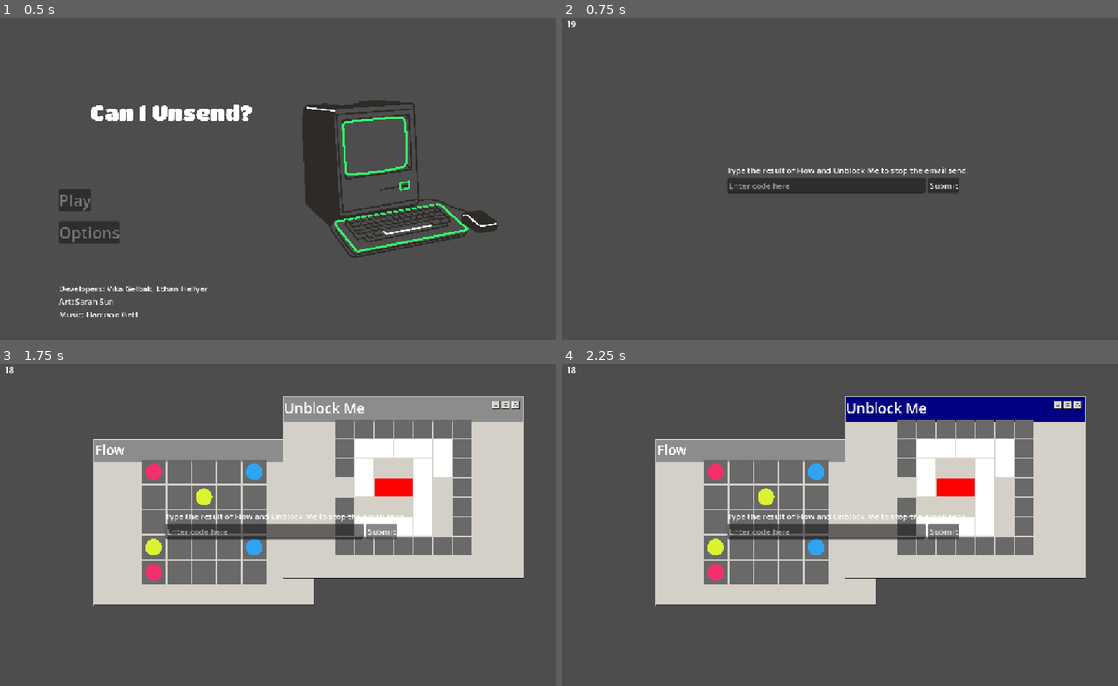
Above: before the commit, frames 1-4 (two rows, left to right).
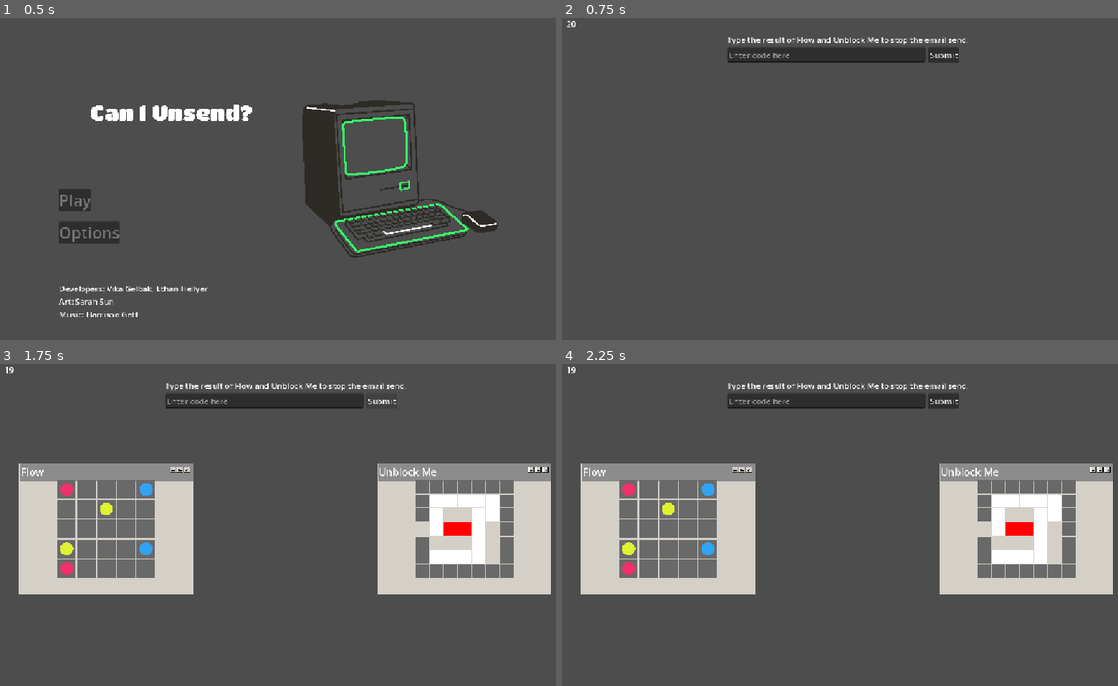
Above: after the commit, the same moments.

Repository: Vikociraptor/can_i_unsend
Game: Godot game, scene res://MainMenu.tscn
Two runs of this game, one before a commit and one after it. Both use one fixed random seed, a clock stepped at 60 frames per second and the inputs below.
Inputs (mouse positions are in pixels of both pictures, inside the frame that each line leads up to):
- Up to frame 1 (0.5 s): no input
- Up to frame 2 (0.75 s): click (634, 201) at 0.5 s
- Up to frame 3 (1.75 s): click "Submit" at 1.25 s
- Up to frame 4 (2.25 s): click (851, 447) at 2.02 s

Frame 1 is identical in both runs. In frame 2, 4.3% of the frame differs, in the area x 0-74%, y 0-55%; in frame 3, 47%; in frame 4, 47%, in the area x 1-100%, y 1-76%.

Commit message:
Set default positions for minigames 1-3

Diff:
--- a/MainGameLoop.tscn
+++ b/MainGameLoop.tscn
@@ -7,16 +7,17 @@
 [node name="MainGameLoop" type="Node2D" unique_id=682557079 node_paths=PackedStringArray("timerLabel")]
 script = ExtResource("1_v8d43")
 all_minigames = Array[PackedScene]([ExtResource("7_flow"), ExtResource("8_unblock")])
+spawn_positions = Array[Vector2]([Vector2(40, 200), Vector2(760, 200), Vector2(360, 330)])
 timerLabel = NodePath("CanvasLayer/Timer")
 
 [node name="CanvasLayer" type="CanvasLayer" parent="." unique_id=672813929]
 
 [node name="CenterContainer" type="CenterContainer" parent="CanvasLayer" unique_id=1400421367]
-anchors_preset = 15
+anchors_preset = 10
 anchor_right = 1.0
-anchor_bottom = 1.0
+offset_top = 32.0
+offset_bottom = 90.0
 grow_horizontal = 2
-grow_vertical = 2
 mouse_filter = 2
 
 [node name="VBoxContainer" type="VBoxContainer" parent="CanvasLayer/CenterContainer" unique_id=1317877062]
--- a/main_game_loop.gd
+++ b/main_game_loop.gd
@@ -2,12 +2,13 @@
 
 @export var all_minigames: Array[PackedScene] = []
 @export var minigame_count := 2
-@export var screen_margin := 16.0
-@export var min_scale := 0.6
-@export var max_scale := 1.0
+@export var spawn_positions: Array[Vector2] = [
+	Vector2(40, 40), Vector2(600, 40), Vector2(40, 330), Vector2(600, 330)
+]
+@export var minigame_scale := 0.6
 @export var intro_duration := 1.0
 @export var words: Array[String] = ["apple", "rocket", "banana", "spider", "pickle", "laptop", "cactus", "wizard"]
-@export var timer := 20.0;
+@export var timer := 21.0;
 @export var timerLabel: Label
 
 signal code_correct
@@ -66,18 +67,14 @@
 	add_child(minigame)
 	placed_minigames.append(minigame)
 
-	var random_scale := randf_range(min_scale, max_scale)
-	minigame.scale = Vector2.ONE * random_scale
+	var index := placed_minigames.size() - 1
+	if index >= spawn_positions.size():
+		push_warning("No spawn position for minigame #%d; add more to spawn_positions." % (index + 1))
+	var target: Vector2 = spawn_positions[index] if index < spawn_positions.size() else Vector2.ZERO
 
+	minigame.scale = Vector2.ONE * minigame_scale
 	var bounds := _get_content_bounds(minigame)
-	var scaled_size := bounds.size * random_scale
-	var screen := get_viewport_rect().size
-	var max_pos := (screen - scaled_size - Vector2.ONE * screen_margin).max(Vector2.ONE * screen_margin)
-	var top_left := Vector2(
-		randf_range(screen_margin, max_pos.x),
-		randf_range(screen_margin, max_pos.y)
-	)
-	minigame.position = top_left - bounds.position * random_scale
+	minigame.position = target - bounds.position * minigame_scale
 
 func _input(event: InputEvent) -> void:
 	if event is InputEventMouseButton and event.pressed and event.button_index == MOUSE_BUTTON_LEFT:
@@ -124,7 +121,7 @@
 	var parts := PackedStringArray()
 	for minigame_name in code_order:
 		parts.append(results.get(minigame_name, ""))
-	return "".join(parts)
+	return " ".join(parts)
 
 # Lowercase and collapse spaces/newlines
 func _normalize(text: String) -> String:
